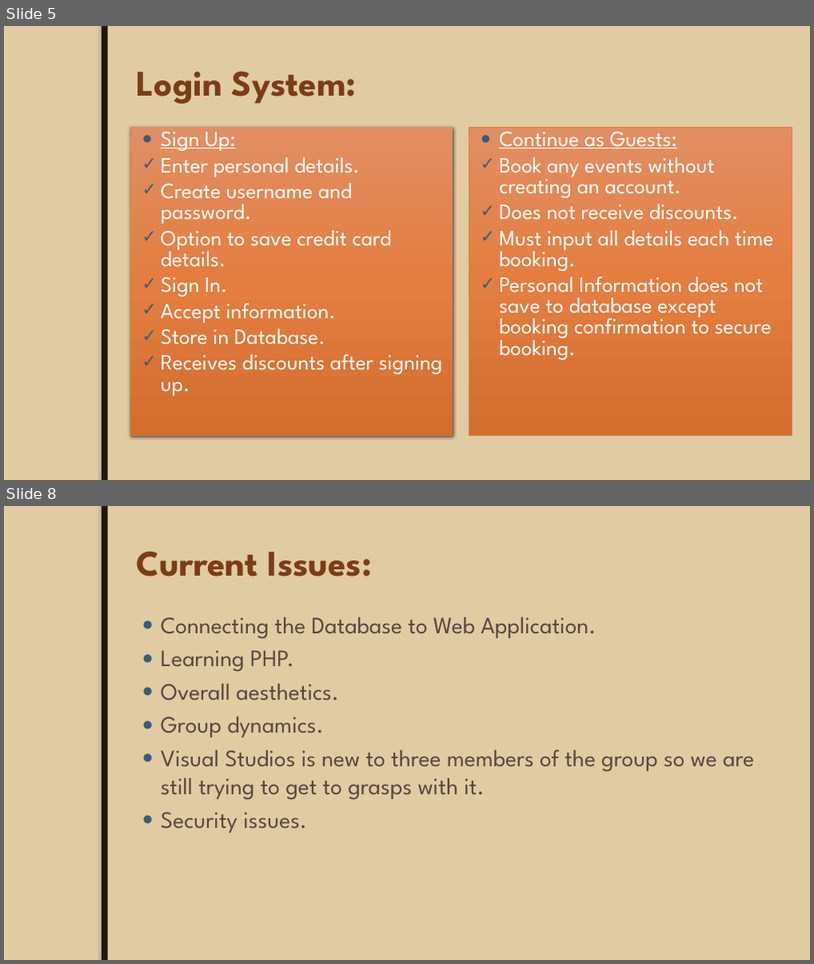
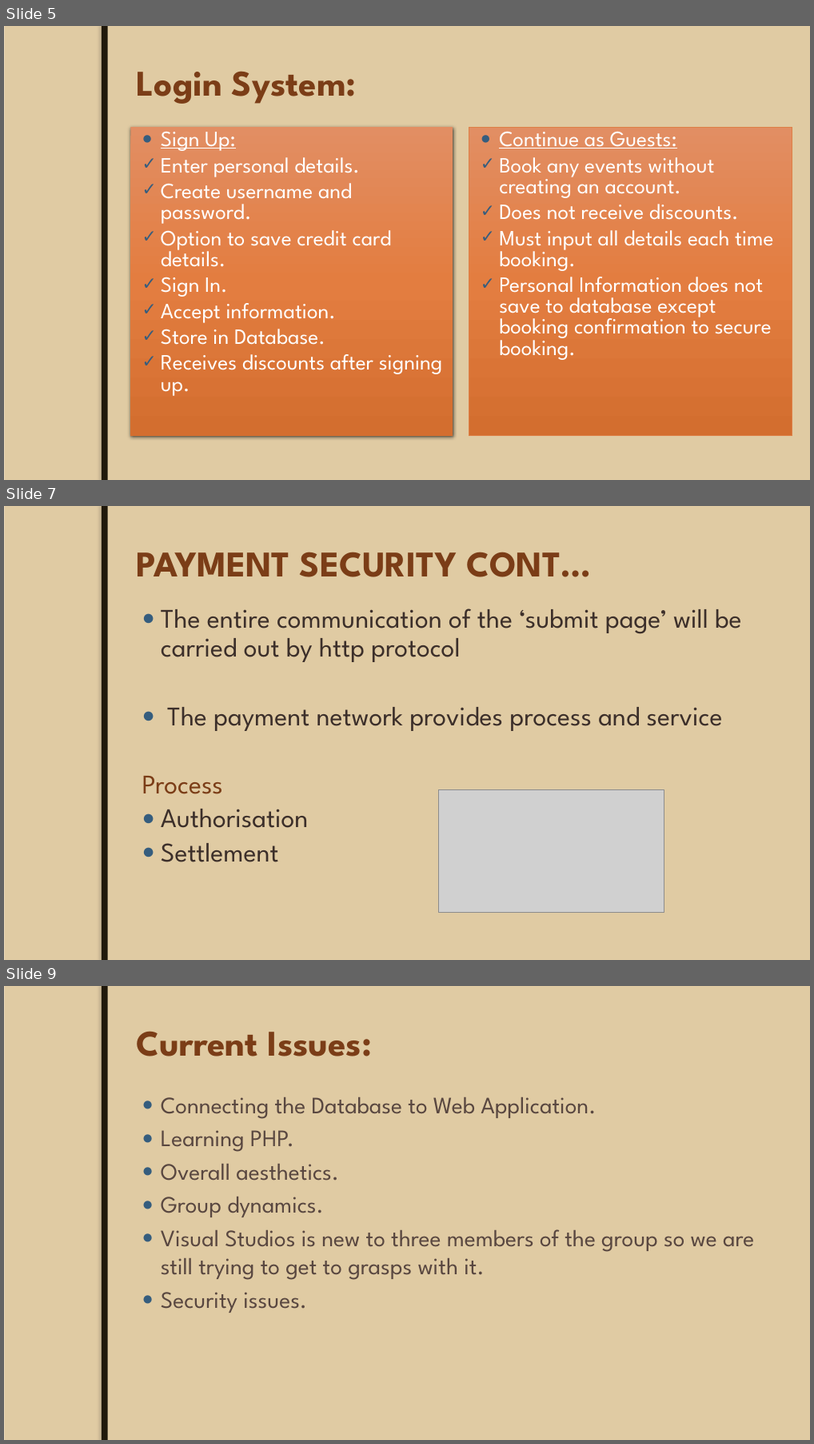
Before and after one commit to JoeyTatu/GoldenYears, a slide deck: Week 8 - Presentation slides/Mid-Term Project.pptx. Shown one above the other, each under a label of ours: slides 5 and 8 before the commit, slides 5, 7 and 9 after it; the slides between them are not shown. The pictures are 814x964 and 814x1444 pixels, drawn with LibreOffice and Linux fonts; fonts in the diff are those of the drawing; grey boxes stand for pictures; background and template pictures are left out. Boxes give left, top, right and bottom in pixels: in the first picture for what was removed or moved away, otherwise in the second. Text is boxed around its words. In the diff, an @@ line names an element or a change of style, - is before the commit and + after.

```diff
--- a/Week 8 - Presentation slides/Mid-Term Project.pptx
+++ b/Week 8 - Presentation slides/Mid-Term Project.pptx
@@ slide 7 added at box(4, 506, 810, 960), background #EBDDC3; not listed: 2 template elements that a slide beside it also shows @@
@@ title added at box(137, 552, 590, 577), 43 pt, text #7B3D17, bold @@
+PAYMENT SECURITY CONT…
@@ text added at box(142, 608, 742, 862), 32 pt, text #3C302A @@
+● The entire communication of the ‘submit page’ will be carried out by http protocol
+● The payment network provides process and service
+Process
+● Authorisation
+● Settlement
@@ picture added at box(439, 789, 665, 912) @@
@@ what was slide 8 is now slide 9 @@
```
Also in this commit, not shown: 1 slide changed, 1 other slide added, 1 slide removed.
